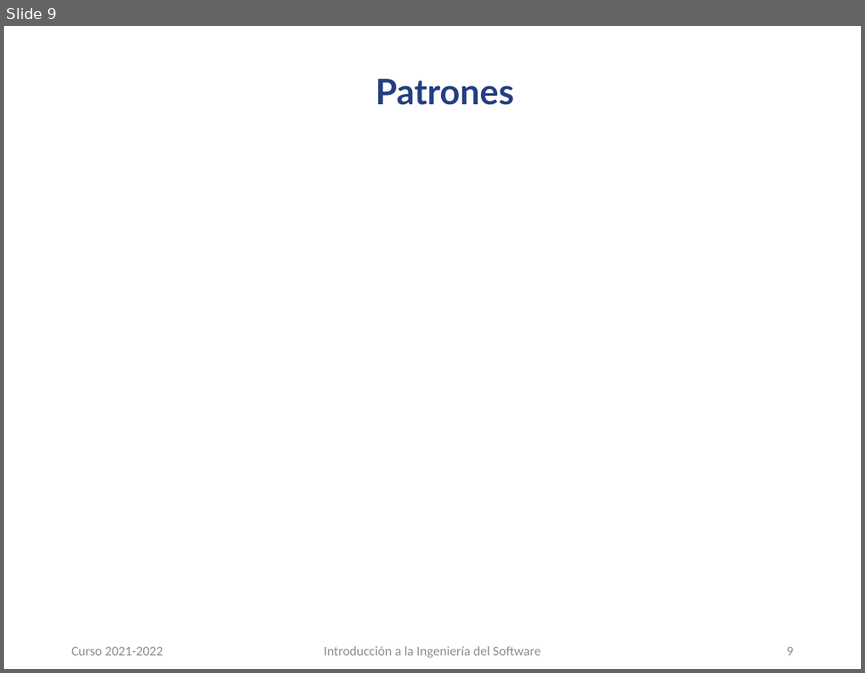
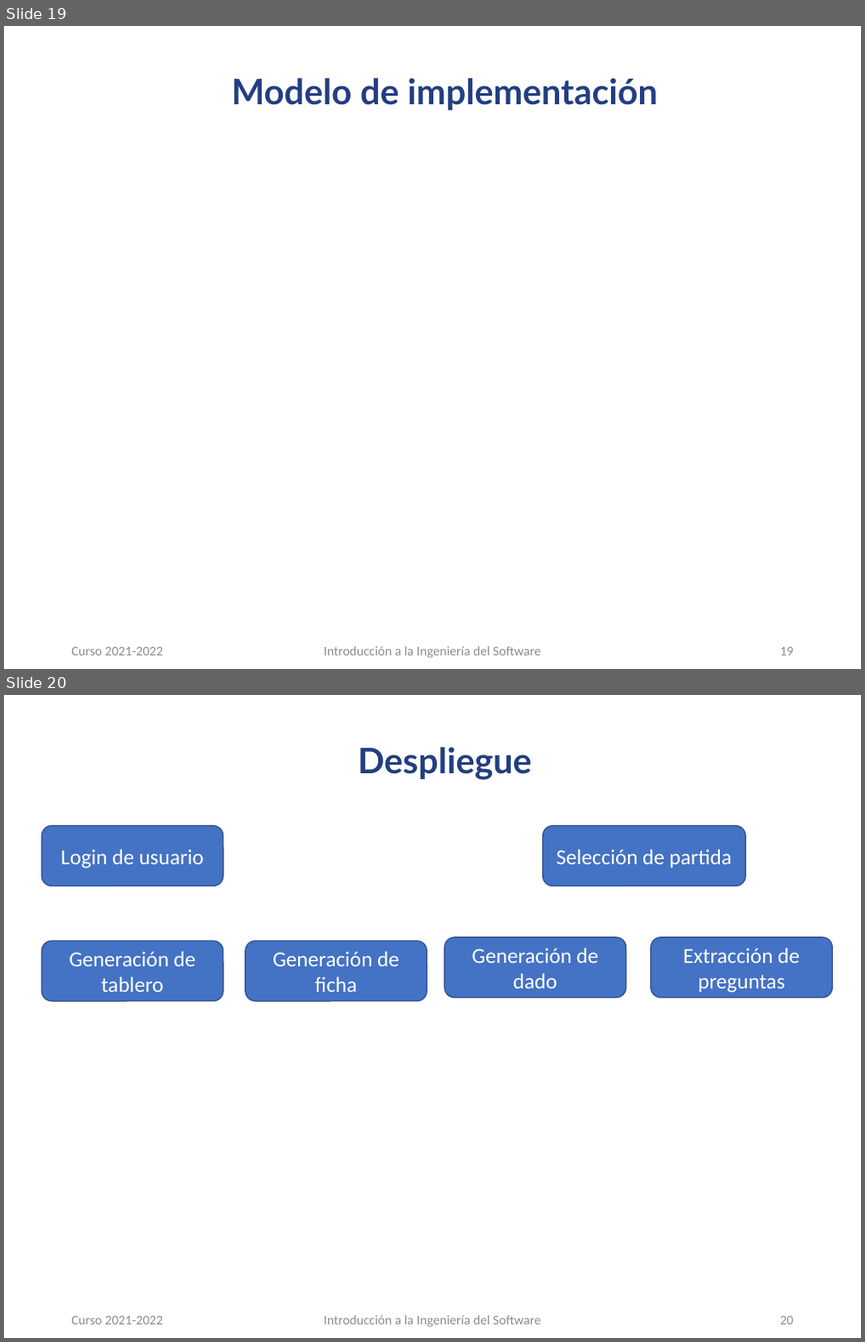
Before and after one commit to carloscmor/PRIMERA_FILA, a slide deck: PFentertainment_presentación.pptx. Shown one above the other, each under a label of ours: slide 9 before the commit, slides 19 and 20 after it. The pictures are 865x673 and 865x1342 pixels, drawn with LibreOffice and Linux fonts; fonts in the diff are those of the drawing; background and template pictures are left out. Boxes give left, top, right and bottom in pixels: in the first picture for what was removed or moved away, otherwise in the second. Text is boxed around its words. In the diff, an @@ line names an element or a change of style, - is before the commit and + after.

```diff
--- a/PFentertainment_presentación.pptx
+++ b/PFentertainment_presentación.pptx
@@ slide 20 added at box(4, 695, 861, 1338), background #FFFFFF @@
@@ title added at box(358, 747, 532, 780), 29.5 pt, text #233E81, bold @@
+Despliegue
@@ rounded rectangle added at box(41, 825, 223, 885), fill #4472C4, outline #325491 1 pt, 18 pt, text #FFFFFF @@
+Login de usuario
@@ rounded rectangle added at box(543, 825, 746, 885), fill #4472C4, outline #325491 1 pt, 18 pt, text #FFFFFF @@
+Selección de partida
@@ rounded rectangle added at box(41, 941, 223, 1001), fill #4472C4, outline #325491 1 pt, 18 pt, text #FFFFFF @@
+Generación de tablero
@@ rounded rectangle added at box(245, 941, 427, 1001), fill #4472C4, outline #325491 1 pt, 18 pt, text #FFFFFF @@
+Generación de ficha
@@ rounded rectangle added at box(444, 937, 626, 998), fill #4472C4, outline #325491 1 pt, 18 pt, text #FFFFFF @@
+Generación de dado
@@ rounded rectangle added at box(651, 937, 833, 998), fill #4472C4, outline #325491 1 pt, 18 pt, text #FFFFFF @@
+Extracción de preguntas
@@ text added at box(71, 1315, 163, 1324), 11.1 pt, text #8C8C8C @@
+Curso 2021-2022
@@ text added at box(324, 1315, 540, 1327), 11.1 pt, text #8C8C8C @@
+Introducción a la Ingeniería del Software
@@ page number added at box(780, 1315, 794, 1324), 11.1 pt, text #8C8C8C @@
+20
@@ what was slide 9 is now slide 19 @@
@@ slide 19 changed as well @@
@@ title at box(232, 78, 658, 110): text changed @@
-Patrones
+Modelo de implementación
@@ page number at box(780, 646, 794, 655): text changed @@
-9
+19
```
Also in this commit, not shown: 9 other slides changed, 10 other slides added.
